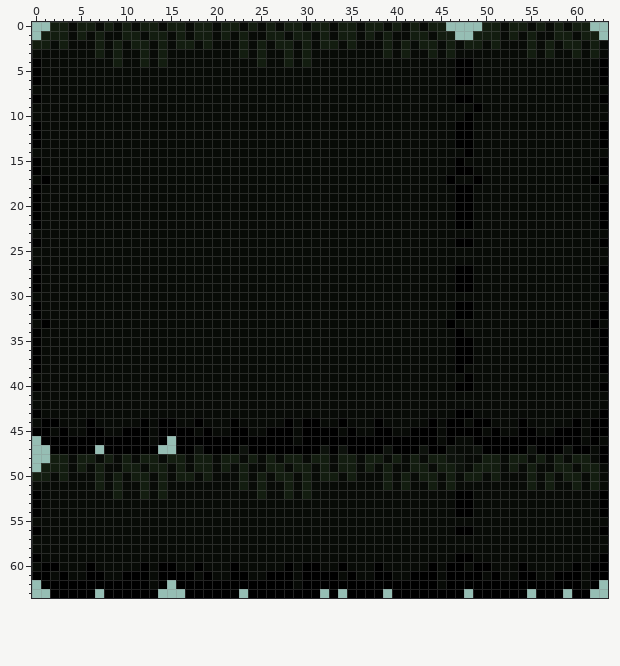
Edited in one commit: pixel-art sprite (Assets/Sprites/NewSprites/forest_floor_tileset_darker.png). Above: the version before the commit.
The file is 64x64 pixels. Colours within 5 levels of each other are drawn and written as one.
Once edited:
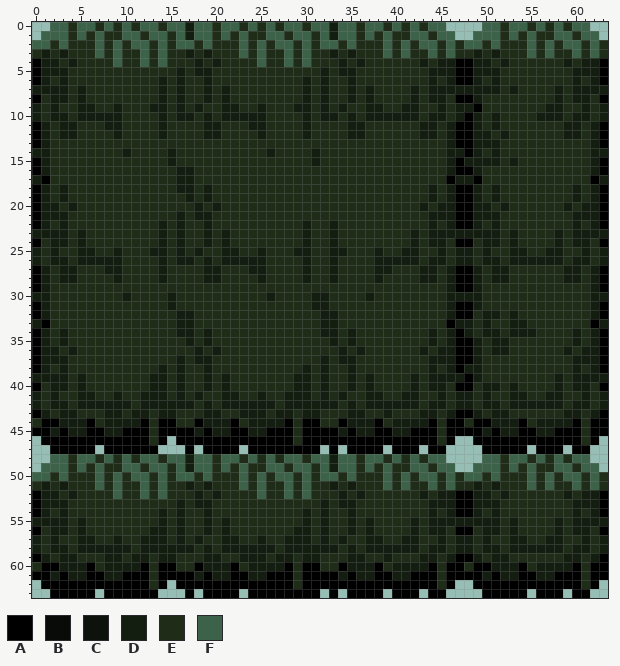
Palette (. is transparent): A #000000  B #080b07  C #0d120c  D #131d10  E #1e2c18  F #3c634a
From the commit log: Brought in forest sprites. Implemented guard bot change on touching barrier.
Difference:
Changed rows in their new state; - is an unchanged pixel.
first column x 0:
 0 --FFEFFEFEFEFFEFFDFFEFFEFEFEFFEFFDFFEFFEFEFEFF----FFEFFEFEFEFF--
 1 -FFFEFEFEEFFEFFEFDFFEFEFEEFFEFFEFDFFEFEFEEFFEFF--FFFEFEFEEFFEFF-
 2 FFEFEEEFEFEFFEFEFFEFEEEFEFEFFEFEFFEFEEEFEFEFFEFEFFEFEEEFEFEFFEFE
 3 EDEDEEEFEFEEFEFEEDEDEEEFEFEEFEFEEDEDEEEFEFEEFEFEEDEDEEEFEFEEFEFE
 4 -DDEDEEEEFEEFEFEEEDEDEEEEFEEFEFEEEDEDEEEEEEDEDD--DDEDEEEEEEDEDD-
 5 -DDDEEEEEEEEEEEEDEDDEEEEEEEEEEEEDEDDEEEEEEEEDDD--DDDEEEEEEEEDDD-
 6 -DEDEEEEEEEEEEDEDEEDEEEEEEEEEEDEDEEDEEEEEEEEDED--DEDEEEEEEEEDED-
 7 DDDDEDEEEEEEEEDEDEEDEDEEEEEEEEDEDEEDEDEEEEDEDDDDDDDDEDEEEEDEDDDD
 8 -EDDEDEEEEEEEEDEDEEDEDEEEEEEEEDEDEEDEDEEEEDEDDE--DEEEEEEEEDEDDE-
 9 DEDEEDDEEDEEEDDEDEDEEDDEEDEEEDDEDEDEEDDEEDDEEDEDD-EEEEEEEDDEEDED
10 DEDDEDDDDDEEEEDEDDEDEDDDDDEEEEDEDDEDEDDDDDDEDDED-DEDEEEEDDDEDDED
11 -DEDDEEEDDEEEEDEEEEDDEEEDDEEEEDEEEEDDEEEEEEDDED--DEDEEEEEEEDDED-
12 -DEDDEEEEDEEEEDEEEEDDEEEEDEEEEDEEEEDDEEEEEEDDED--DDEDEEEEEEDDED-
13 -DEEEEEEEEEEEEEEEEEEEEEEEEEEEEEEEEEEEEEEEEEEEED--DDDEEEEEEEEEED-
14 DDEEEEEEEEDEEEEDEEEEEEEEEEDEEEEDEEEEEEEEEEEEEEDD-DEDEEEEEEEEEEDD
15 -DEEEEEEEEEEEEEDEEEEEEEEEEEEEEEDEEEEEEEEEEEEEED-DDDDEDEEEEEEEED-
16 -DEEEEEEEEEEEEEEDDEEEEEEEEEEEEEEEEEEEEEEEEEEEED--DEEEEEEEEEEEED-
17 D-EEEEEEEEEEEEEEDDEEEEEEEEEEEEEEEEEEEEEEEEEEEE-DD-EEEEEEEEEEEE-D
18 -DEDEEEEEEEEEEEEDDEDEEEEEEEEEEEEEEEEEEEEEEEEDED--DEDEEEEEEEEDED-
19 -DEDEEEEEEEEEEEEEDEDEEEEEEEEEEEEEEEEEEEEEEEEDED--DEDEEEEEEEEDED-
20 -DDEDEEEEEEEEEEEEEDEDEEEEEEEEEEEEEEEEEEEEEEDEDD--DDEDEEEEEEDEDD-
21 -DDDEEEEEEEEEEEEDEDDEEEEEEEEEEEEEEEEEEEEEEEEDDD--DDDEEEEEEEEDDD-
22 -DEDEEEEEEEEEEDEDEEDEEEEEEEEEEDEEDEEEEEEEEEEDED--DEDEEEEEEEEDED-
23 DDDDEDEEEEEEEEDEDEEDEDEEEEEEEEDEEDEEEEEEEEDEDDDDDDDDEDEEEEDEDDDD
24 -EDDEDEEEEEEEEDEDEEDEDEEEEEEEEDEEDEEEEEEEEDEDDE--EDDEDEEEEDEDDE-
25 DEDEEDDEEDEEEDDEDEDEEDDEEDEEEDDEEDDEEEDEEDDEEDEDDEDEEDDEEDDEEDED
26 DEDDEDDDDDEEEEDEDDEDEDDDDDEEEEDEEDEEEEDDDDDEDDEDDEDDEDDDDDDEDDED
27 -DEDDEEEDDEEEEDEEEEDDEEEDDEEEEDEEDEEEEDDEEEDDED--DEDDEEEEEEDDED-
28 -DEDDEEEEDEEEEDEEEEDDEEEEDEEEEDEEDEEEEDEEEEDDED--DEDDEEEEEEDDED-
29 -DEEEEEEEEEEEEEEEEEEEEEEEEEEEEEEEEEEEEEEEEEEEED--DEEEEEEEEEEEED-
30 DDEEEEEEEEDEEEEDEEEEEEEEEEDEEEEDDEEEEDEEEEEEEEDDDDEEEEEEEEEEEEDD
31 -DEEEEEEEEEEEEEDEEEEEEEEEEEEEEEDDEEEEEEEEEEEEED--DEEEEEEEEEEEED-
32 -DEEEEEEEEEEEEEEDDEEEEEEEEEEEEEEDDEEEEEEEEEEEED--EDDEDEEEEEEEED-
33 D-EEEEEEEEEEEEEEDDEEEEEEEEEEEEEEDDEEEEEEEEEEEE-DDEDEEDDEEEEEEE-D
34 -DEDEEEEEEEEEEEEDDEDEEEEEEEEEEEEDDEDEEEEEEEEDED-DEDDEDDDEEEEDED-
35 -DEDEEEEEEEEEEEEEDEDEEEEEEEEEEEEEDEDEEEEEEEEDED--DEDDEEEEEEEDED-
36 -DDEDEEEEEEEEEEEEEDEDEEEEEEEEEEEEEDEDEEEEEEDEDD--DEDDEEEEEEDEDD-
37 -DDDEEEEEEEEEEEEDEDDEEEEEEEEEEEEDEDDEEEEEEEEDDD--DEEEEEEEEEEDDD-
38 -DEDEEEEEEEEEEDEDEEDEEEEEEEEEEDEDEEDEEEEEEEEDED-DDEEEEEEEEEEDED-
39 DDDDEDEEEEEEEDDEDEEDEDEEEEEEEDDEDEEDEDEEEEDEDDDD-DEEEEEEEEDEDDDD
40 -EDDEDEEEEEEEDDEDEEDEDEEEEEEEDDEDEEDEDEEEEDEDDE--EDDEDEEEEDEDDE-
41 DEDEEDDEEDEEDDDEDEDEEDDEEDEEDDDEDEDEEDDEEDDEEDEDDEDEEDDEEDDEEDED
42 DEDDEDDDDDDEDDDDDDEDEDDDDDDEDDDDDDEDEDDDDDDEDDEDDEDDEDDDDDDEDDED
43 -DEDDEEEDDEDDEDDEEEDDEEDDDEDDEDDEEEDDEEDEEEDDED--DEDDEEEEEEDDED-
44 E--DDD-EDDDD-E--EE-DDD-EDDDD-E--EE-DDD-EDDDD-E--E--DDD-EDDDD-E--
45 --D-DD--DD---E----D-DD--DD---E----D-DD--DD---E----D-DD--DD---E--
46 -------------E---------------E---------------E-..------------E-.
47 ----------------.-.----.--------.-.----.---.--....-----.---.--..
48 --FFEFFEFEFEFFEFFDFFEFFEFEFEFFEFFDFFEFFEFEFEFF....FFEFFEFEFEFF..
49 -FFFEFEFEEFFEFFEFDFFEFEFEEFFEFFEFDFFEFEFEEFFEFF..FFFEFEFEEFFEFF.
50 FFEFEEEFEFEFFEFEFFEFEEEFEFEFFEFEFFEFEEEFEFEFFEFEFFEFEEEFEFEFFEFE
51 EDEDEEEFEFEEFEFEEDEDEEEFEFEEFEFEEDEDEEEFEFEEFEFEEDEDEEEFEFEEFEFE
52 -DDEDEEEEFEEFEFEEEDEDEEEEFEEFEFEEEDEDEEEEEEDEDD--DDEDEEEEEEDEDD-
53 -DDDEEEEEEEEEEEEDEDDEEEEEEEEEEEEDEDDEEEEEEEEDDD--DDDEEEEEEEEDDD-
54 -DEDEEEEEEEEEEDEDEEDEEEEEEEEEEDEDEEDEEEEEEEEDED--DEDEEEEEEEEDED-
55 DDDDEDEEEEEEEEDEDEEDEDEEEEEEEEDEDEEDEDEEEEDEDDDDDDDDEDEEEEDEDDDD
56 -EDDEDEEEEEEEDDEDEEDEDEEEEEEEDDEDEEDEDEEEEDEDDE--EDDEDEEEEDEDDE-
57 DEDEEDDEEDEEDDDEDEDEEDDEEDEEDDDEDEDEEDDEEDDEEDEDDEDEEDDEEDDEEDED
58 DEDDEDDDDDDEDDDDDDEDEDDDDDDEDDDDDDEDEDDDDDDEDDEDDEDDEDDDDDDEDDED
59 -DEDDEEEDDEDDEDDEEEDDEEDDDEDDEDDEEEDDEEDEEEDDED--DEDDEEEEEEDDED-
60 E--DDD-EDDDD-E--EE-DDD-EDDDD-E--EE-DDD-EDDDD-E--E--DDD-EDDDD-E--
61 --D-DD--DD---E----D-DD--DD---E----D-DD--DD---E----D-DD--DD---E--
62 -------------E---------------E---------------E-..------------E--
63 ------------------.------------------------.--..-.--------------
Changed places in both pictures, as pixel boxes (x1, y1, x2, y2):
changed: (32, 22, 608, 598)
